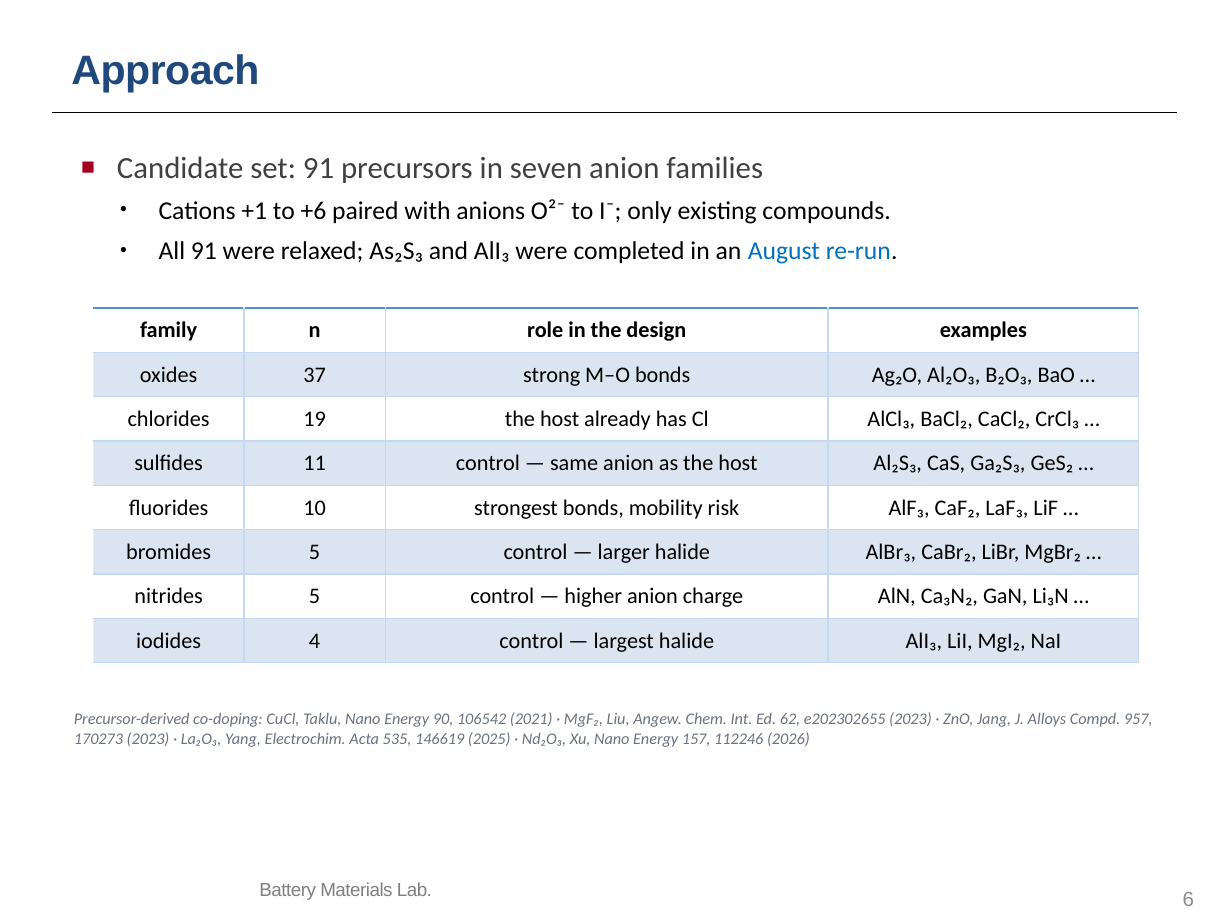
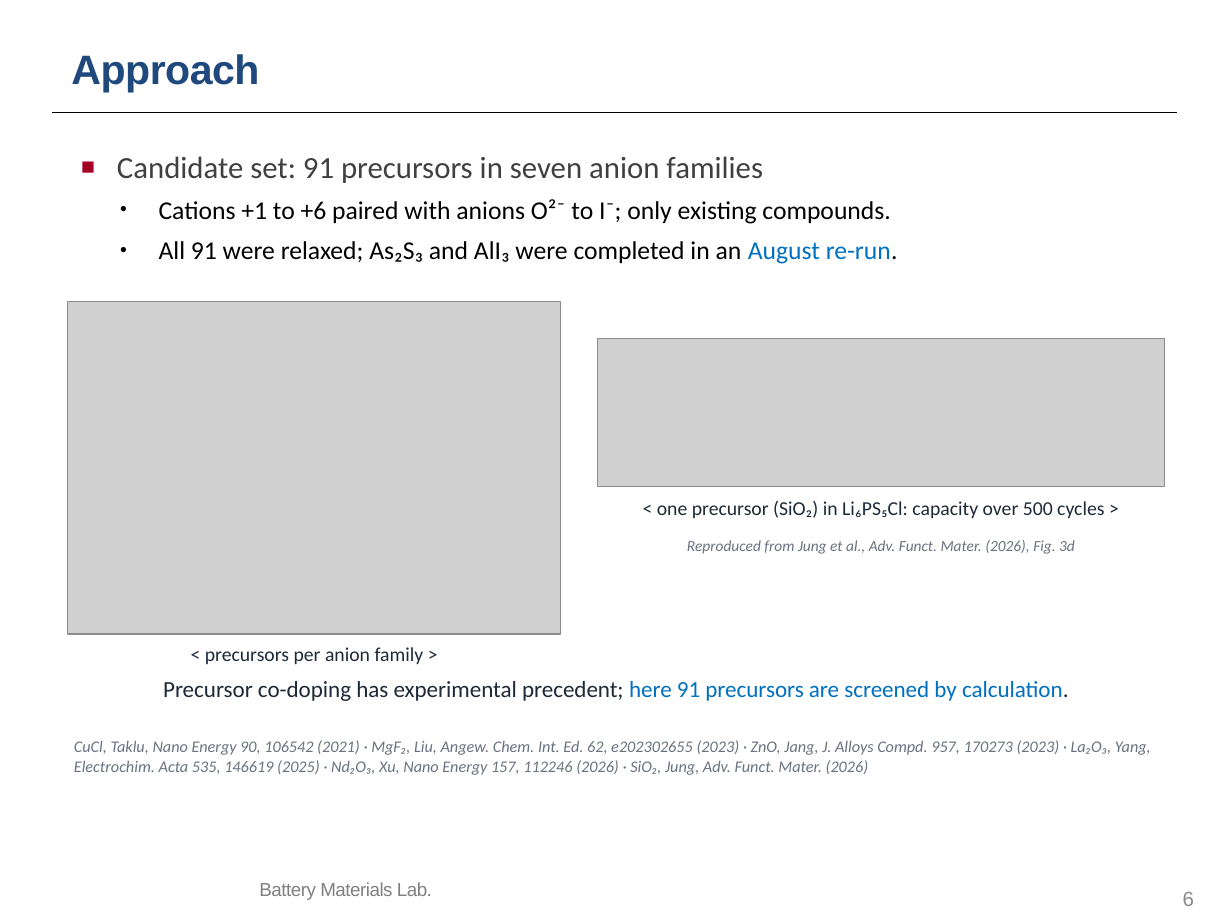
Before and after one commit to yonghoon7153-source/Yonghoon-DEM-DFT, a slide deck: slide 6 of kb/seminars/Research_Seminar_2026_10_13_cascade_progress_lean.pptx. Drawn at 1232x924 pixels with LibreOffice and Linux fonts; fonts in the diff are those of the drawing; grey boxes stand for pictures; background and template pictures are left out. Boxes give left, top, right and bottom in pixels: in the first picture for what was removed or moved away, otherwise in the second. Text is boxed around its words. In the diff, an @@ line names an element or a change of style, - is before the commit and + after.

```diff
--- a/kb/seminars/Research_Seminar_2026_10_13_cascade_progress_lean.pptx
+++ b/kb/seminars/Research_Seminar_2026_10_13_cascade_progress_lean.pptx
@@ picture added at (x1=68, y1=302, x2=561, y2=634) @@
@@ table removed at (x1=94, y1=308, x2=1140, y2=726), 8 rows, 4 columns @@
-family | n | role in the design | examples
-oxides | 37 | strong M–O bonds | Ag₂O, Al₂O₃, B₂O₃, BaO …
-chlorides | 19 | the host already has Cl | AlCl₃, BaCl₂, CaCl₂, CrCl₃ …
-sulfides | 11 | control — same anion as the host | Al₂S₃, CaS, Ga₂S₃, GeS₂ …
-fluorides | 10 | strongest bonds, mobility risk | AlF₃, CaF₂, LaF₃, LiF …
-bromides | 5 | control — larger halide | AlBr₃, CaBr₂, LiBr, MgBr₂ …
-nitrides | 5 | control — higher anion charge | AlN, Ca₃N₂, GaN, Li₃N …
-iodides | 4 | control — largest halide | AlI₃, LiI, MgI₂, NaI
@@ picture added at (x1=598, y1=339, x2=1164, y2=487) @@
@@ text added at (x1=657, y1=501, x2=1104, y2=518), 11.5 pt, text #1F2937 @@
+< one precursor (SiO₂) in Li₆PS₅Cl: capacity over 500 cycles >
@@ text added at (x1=687, y1=540, x2=1075, y2=554), 9 pt, text #6B7280, italic @@
+Reproduced from Jung et al., Adv. Funct. Mater. (2026), Fig. 3d
@@ text added at (x1=205, y1=647, x2=424, y2=664), 11.5 pt, text #1F2937 @@
+< precursors per anion family >
@@ text added at (x1=163, y1=681, x2=1069, y2=701), 13.5 pt, text #1F2937 @@
+Precursor co-doping has experimental precedent; here 91 precursors are screened by calculation.
@@ text at (x1=74, y1=740, x2=1151, y2=775): text changed @@
-Precursor-derived co-doping: CuCl, Taklu, Nano Energy 90, 106542 (2021) · MgF₂, Liu, Angew. Chem. Int. Ed. 62, e202302655 (2023) · ZnO, Jang, J. Alloys Compd. 957, 170273 (2023) · La₂O₃, Yang, Electrochim. Acta 535, 146619 (2025) · Nd₂O₃, Xu, Nano Energy 157, 112246 (2026)
+CuCl, Taklu, Nano Energy 90, 106542 (2021) · MgF₂, Liu, Angew. Chem. Int. Ed. 62, e202302655 (2023) · ZnO, Jang, J. Alloys Compd. 957, 170273 (2023) · La₂O₃, Yang, Electrochim. Acta 535, 146619 (2025) · Nd₂O₃, Xu, Nano Energy 157, 112246 (2026) · SiO₂, Jung, Adv. Funct. Mater. (2026)
```
Also in this commit, not shown: 4 other slides changed, 14 other files.
